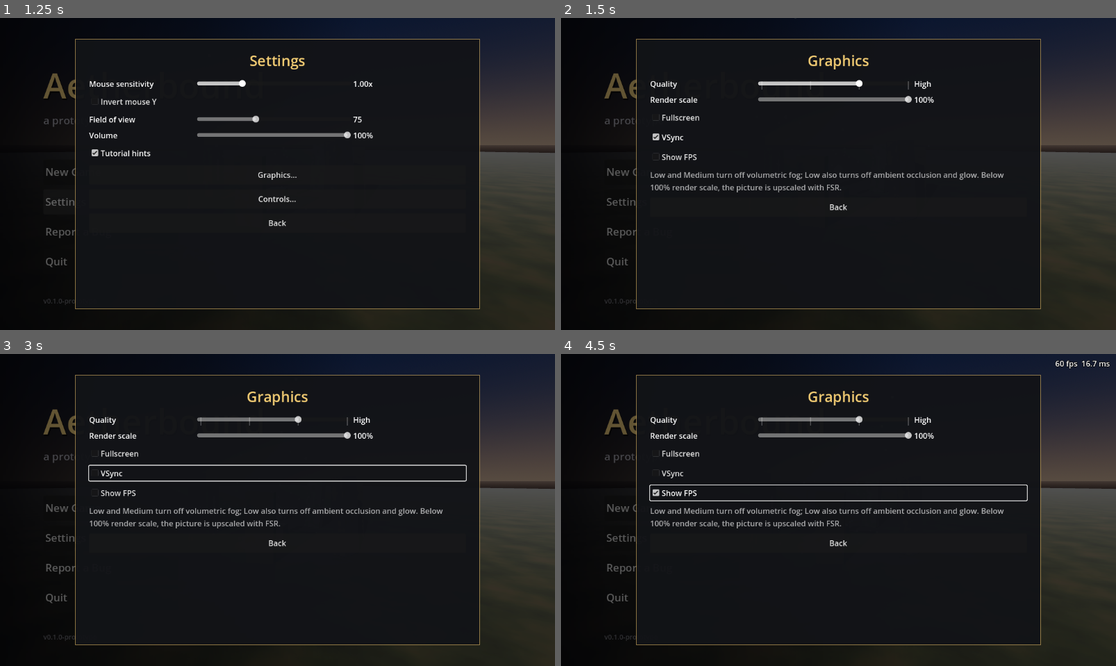
Above: before the commit, frames 1-4 (two rows, left to right).
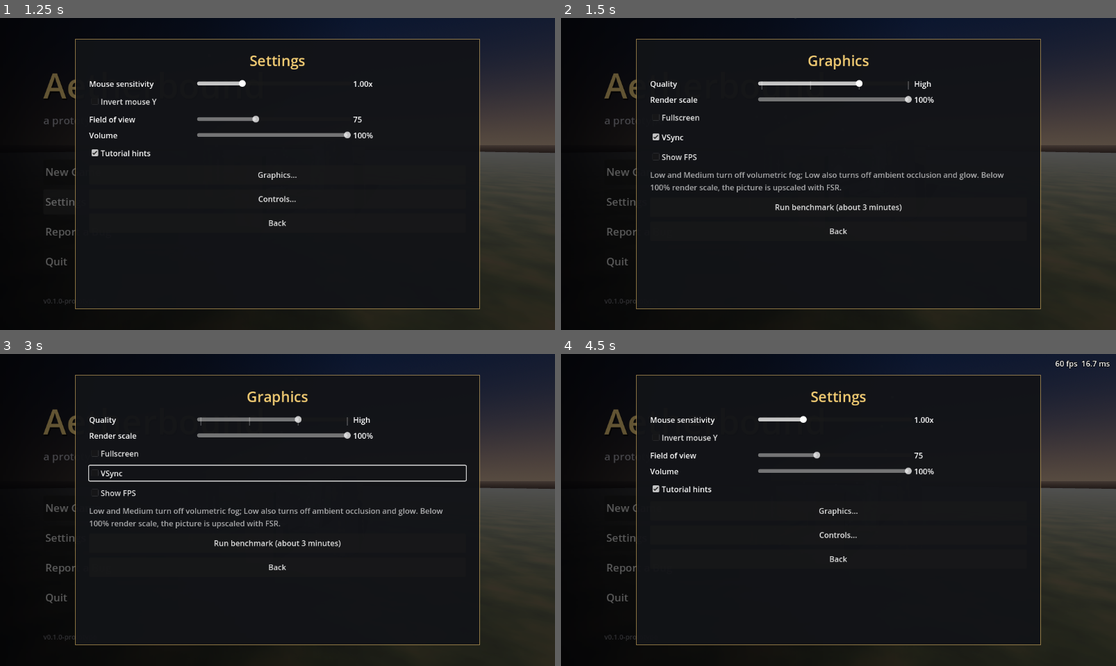
Above: after the commit, the same moments.

Repository: RCJLabs/Vaelora-godot
Game: Godot game, scene res://ui/title_screen.tscn
The game is run twice, just before and just after one commit, with the same random seed, the same clock (stepped at 60 frames per second) and the same inputs.
Inputs:
- Up to frame 1 (1.25 s): click "Settings" at 0.5 s
- Up to frame 2 (1.5 s): click "New Game" at 1.25 s
- Up to frame 3 (3 s): click "New Game" at 2 s; click "VSync" at 2.75 s
- Up to frame 4 (4.5 s): click "Show FPS" at 3.5 s; click "Report a Bug" at 4.25 s

Frame 1 is identical in both runs. In frame 2, 0.3% of the frame differs, in the area x 38-62%, y 59-70%; in frame 3, 0.3%; in frame 4, 3.7%, in the area x 15-85%, y 11-67%.

Commit message:
Add a graphics benchmark (Settings → Graphics → Run benchmark)
Circles a camera through the open level by day, the stone circle at
night and the barrow arena at each preset (Low..Ultra) with VSync off,
recording average FPS, 1% low and the worst frame after a warm-up that
absorbs loading and shader hitches. Restores the player's settings, shows
the table, copies it to the clipboard and saves user://benchmark.txt.
Runs only from the title screen (it loads levels), or with -- --benchmark.

test_benchmark.gd; docs in STATS_AND_SAVING.md; playtest checklist now
asks for the benchmark table.

Co-Authored-By: Claude Opus 5.5 <noreply@anthropic.com>
Claude-Session: https://claude.ai/code/session_01BPE8ZczZ4hZnRHyCfMJwVS

Diff:
--- /dev/null
+++ b/godot/systems/benchmark.gd
@@ -0,0 +1,201 @@
+class_name Benchmark
+extends Node
+
+# Graphics benchmark: flies a camera through three scenes at each quality preset
+# and measures frame times, so the presets can be tuned from real numbers.
+#   Title screen → Settings → Graphics → Run benchmark    (about 3 minutes)
+#   or start the game with:   <game> -- --benchmark
+# VSync is turned off while it runs (otherwise every result is the screen's refresh
+# rate). Your own settings are put back afterwards, and the results are shown,
+# copied to the clipboard and saved to user://benchmark.txt.
+
+signal finished(report: String)
+
+const SEGMENTS := [
+	{"name": "Day, open level", "scene": "res://levels/test_level.tscn", "hour": 13.0,
+		"center": Vector3(-6, 1.5, -12), "radius": 26.0, "height": 6.0},
+	{"name": "Night, stone circle", "scene": "res://levels/test_level.tscn", "hour": 22.5,
+		"center": Vector3(-11, 1.5, -9), "radius": 11.0, "height": 2.5},
+	{"name": "Barrow arena", "scene": "res://levels/test_dungeon.tscn", "hour": -1.0,
+		"center": Vector3(0, 1.8, -56), "radius": 7.5, "height": 3.0},
+]
+const WARMUP := 2.0   # seconds (and at least 30 frames) before measuring: loading, shader compiles
+
+## Seconds measured per scene and preset (tests use less).
+var seconds_per_segment := 8.0
+var results := []      # [{"preset", "segment", "avg_fps", "low_fps", "worst_ms"}]
+
+var _saved := {}
+var _camera: Camera3D
+var _overlay: Label
+var _angle := 0.0
+
+
+func _ready() -> void:
+	process_mode = Node.PROCESS_MODE_ALWAYS
+	var layer := CanvasLayer.new()
+	layer.layer = 110
+	_overlay = Label.new()
+	_overlay.position = Vector2(20, 60)
+	_overlay.add_theme_font_size_override("font_size", 20)
+	_overlay.add_theme_color_override("font_outline_color", Color.BLACK)
+	_overlay.add_theme_constant_override("outline_size", 5)
+	layer.add_child(_overlay)
+	add_child(layer)
+	_run()
+
+
+func _run() -> void:
+	_saved = {"quality": Settings.graphics_quality, "hints": Settings.show_hints, "max_fps": Engine.max_fps}
+	Settings.show_hints = false
+	Engine.max_fps = 0
+	if DisplayServer.get_name() != "headless":
+		DisplayServer.window_set_vsync_mode(DisplayServer.VSYNC_DISABLED)
+	for preset in Settings.QUALITY.size():
+		Settings.graphics_quality = preset   # not set_option: nothing is saved
+		for segment in SEGMENTS:
+			await _load(segment)
+			Settings.apply_graphics()
+			_overlay.text = "Benchmark: %s, %s" % [Settings.QUALITY_NAMES[preset], segment["name"]]
+			results.append(await _measure(preset, segment))
+	_finish()
+
+
+func _load(segment: Dictionary) -> void:
+	var tree := get_tree()
+	if tree.current_scene == null or tree.current_scene.scene_file_path != segment["scene"]:
+		tree.change_scene_to_file(segment["scene"])
+		await tree.process_frame
+		await tree.process_frame
+	var level := tree.current_scene
+	if segment["hour"] >= 0.0:
+		WorldClock.hour = segment["hour"]
+	var player := tree.get_first_node_in_group("player")
+	if player:
+		player.process_mode = Node.PROCESS_MODE_DISABLED   # no input, no damage
+		player.hud.hide()
+	_camera = Camera3D.new()
+	level.add_child(_camera)
+	_camera.make_current()
+	_angle = 0.0
+	_place_camera(segment)
+
+
+func _place_camera(segment: Dictionary) -> void:
+	var center: Vector3 = segment["center"]
+	var radius: float = segment["radius"]
+	_camera.global_position = center + Vector3(cos(_angle) * radius, segment["height"], sin(_angle) * radius)
+	_camera.look_at(center)
+
+
+func _measure(preset: int, segment: Dictionary) -> Dictionary:
+	var frame_ms := []
+	var warm := 0.0          # warm-up time so far; loading hitches belong here
+	var warm_frames := 0
+	var measured := 0.0
+	var last := Time.get_ticks_usec()
+	while measured < seconds_per_segment:
+		await get_tree().process_frame
+		var now := Time.get_ticks_usec()
+		var ms := (now - last) / 1000.0
+		last = now
+		_angle += ms / 1000.0 * TAU / 16.0   # a full circle every 16 s
+		if is_instance_valid(_camera):
+			_place_camera(segment)
+		if warm < WARMUP or warm_frames < 30:
+			warm += ms / 1000.0
+			warm_frames += 1
+			continue
+		frame_ms.append(ms)
+		measured += ms / 1000.0
+	_camera.queue_free()
+	frame_ms.sort()
+	var total := 0.0
+	for ms in frame_ms:
+		total += ms
+	var count := maxi(frame_ms.size(), 1)
+	var p99: float = frame_ms[mini(int(frame_ms.size() * 0.99), frame_ms.size() - 1)] if frame_ms.size() > 0 else 0.0
+	return {"preset": Settings.QUALITY_NAMES[preset], "segment": segment["name"],
+		"avg_fps": 1000.0 / maxf(total / count, 0.001),
+		"low_fps": 1000.0 / maxf(p99, 0.001),   # "1% low": the slowest 1% of frames
+		"worst_ms": frame_ms[-1] if frame_ms.size() > 0 else 0.0}
+
+
+func _finish() -> void:
+	Settings.graphics_quality = _saved["quality"]
+	Settings.show_hints = _saved["hints"]
+	Engine.max_fps = _saved["max_fps"]
+	Settings.apply()   # VSync and the rest back as they were
+	Settings.apply_graphics()
+	var report := report_text()
+	var file := FileAccess.open("user://benchmark.txt", FileAccess.WRITE)
+	if file:
+		file.store_string(report)
+	DisplayServer.clipboard_set(report)
+	_overlay.text = ""
+	finished.emit(report)
+	get_tree().change_scene_to_file("res://ui/title_screen.tscn")
+	await get_tree().process_frame
+	await get_tree().process_frame
+	_show_report(report)
+
+
+func report_text() -> String:
+	var lines: Array[String] = []
+	lines.append("Benchmark — %s %s" % [ProjectSettings.get_setting("application/config/name"),
+			ProjectSettings.get_setting("application/config/version", "?")])
+	lines.append("GPU: %s (%s), API %s" % [RenderingServer.get_video_adapter_name(),
+			RenderingServer.get_video_adapter_vendor(), RenderingServer.get_video_adapter_api_version()])
+	lines.append("CPU: %s, %d threads   OS: %s %s" % [OS.get_processor_name(), OS.get_processor_count(), OS.get_name(), OS.get_version()])
+	lines.append("Window: %s, render scale %d%%, %.1f s per scene" % [DisplayServer.window_get_size(),
+			roundi(Settings.render_scale * 100.0), seconds_per_segment])
+	lines.append("")
+	lines.append("%-8s %-22s %8s %8s %9s" % ["Preset", "Scene", "avg fps", "1% low", "worst ms"])
+	for r in results:
+		lines.append("%-8s %-22s %8.0f %8.0f %9.1f" % [r["preset"], r["segment"], r["avg_fps"], r["low_fps"], r["worst_ms"]])
+	return "\n".join(lines)
+
+
+func _show_report(report: String) -> void:
+	var layer := CanvasLayer.new()
+	layer.layer = 115
+	var dim := ColorRect.new()
+	dim.color = Color(0, 0, 0, 0.55)
+	dim.set_anchors_and_offsets_preset(Control.PRESET_FULL_RECT)
+	layer.add_child(dim)
+	var panel := PanelContainer.new()
+	var style := StyleBoxFlat.new()
+	style.bg_color = Color(0.08, 0.08, 0.1, 0.97)
+	style.border_color = Color(0.95, 0.8, 0.45, 0.6)
+	style.set_border_width_all(1)
+	style.set_content_margin_all(18)
+	panel.add_theme_stylebox_override("panel", style)
+	var box := VBoxContainer.new()
+	var title := Label.new()
+	title.text = "Benchmark results (copied to the clipboard; also in user://benchmark.txt)"
+	box.add_child(title)
+	var text := Label.new()
+	text.text = report
+	var mono := SystemFont.new()
+	mono.font_names = PackedStringArray(["Consolas", "DejaVu Sans Mono", "Menlo", "monospace"])
+	text.add_theme_font_override("font", mono)
+	text.add_theme_font_size_override("font_size", 14)
+	box.add_child(text)
+	var close := Button.new()
+	close.text = "Close"
+	close.pressed.connect(queue_free)
+	box.add_child(close)
+	panel.add_child(box)
+	layer.add_child(panel)
+	add_child(layer)
+	panel.position = (get_viewport().get_visible_rect().size - panel.get_combined_minimum_size()) / 2.0
+	close.grab_focus.call_deferred()
+
+
+## Starts a benchmark (from the title screen). Returns the running node.
+static func start(tree: SceneTree, seconds: float = 8.0) -> Benchmark:
+	var bench := Benchmark.new()
+	bench.seconds_per_segment = seconds
+	bench.name = "Benchmark"
+	tree.root.add_child(bench)
+	return bench
--- /dev/null
+++ b/godot/tests/test_benchmark.gd
@@ -0,0 +1,35 @@
+extends "res://tests/test_base.gd"
+# The graphics benchmark: runs every preset in every scene, puts the player's
+# settings back, writes the report and returns to the title screen.
+var f := 0
+var bench
+var report := ""
+var quality_before := -1
+
+func _initialize() -> void:
+	change_scene_to_file("res://ui/title_screen.tscn")
+
+func _process(_d: float) -> bool:
+	f += 1
+	if f == 5:
+		var settings = autoload("Settings")
+		settings.graphics_quality = 1   # a non-default setting that must survive
+		quality_before = settings.graphics_quality
+		bench = load("res://systems/benchmark.gd").start(self, 0.3)
+		bench.finished.connect(func(text): report = text)
+	if f > 5 and report != "" and current_scene and current_scene.name == "TitleScreen":
+		var settings = autoload("Settings")
+		ok(bench.results.size() == 12, "4 presets x 3 scenes measured", bench.results.size())
+		ok(bench.results.all(func(r): return r["avg_fps"] > 0.0 and r["low_fps"] > 0.0 and r["low_fps"] <= r["avg_fps"] + 0.01), "every result has an average and a 1% low", bench.results)
+		var names := {}
+		for r in bench.results: names[r["preset"] + "/" + r["segment"]] = true
+		ok(names.size() == 12, "each preset/scene pair once")
+		ok(settings.graphics_quality == quality_before, "the player's quality setting is back", settings.graphics_quality)
+		ok(settings.show_hints, "tutorial hints are back on")
+		ok(FileAccess.file_exists("user://benchmark.txt"), "report saved to user://benchmark.txt")
+		ok(report.contains("Barrow arena") and report.contains("Ultra") and report.contains("1% low"), "report lists scenes, presets and lows")
+		return done()
+	if f > 20000:
+		ok(false, "benchmark finished in time")
+		return done()
+	return false
--- a/godot/ui/pause_menu.gd
+++ b/godot/ui/pause_menu.gd
@@ -200,6 +200,10 @@
 	note.autowrap_mode = TextServer.AUTOWRAP_WORD_SMART
 	note.custom_minimum_size.x = 560
 	content.add_child(note)
+	if _from_title:   # it changes scenes, so never in the middle of a game
+		_button("Run benchmark (about 3 minutes)", func():
+			close()
+			Benchmark.start(get_tree()))
 	_button("Back", _show.bind("settings"))
 
 
--- a/godot/ui/title_screen.gd
+++ b/godot/ui/title_screen.gd
@@ -37,6 +37,11 @@
 	_button("Quit", func(): get_tree().quit())
 	buttons.get_child(0).grab_focus.call_deferred()   # gamepad: A starts straight away
 	_place_camera()
+	# `<game> -- --benchmark` runs the graphics benchmark straight away (once).
+	if "--benchmark" in OS.get_cmdline_user_args() and not get_tree().root.has_node("Benchmark") \
+			and not get_tree().has_meta("benchmark_ran"):
+		get_tree().set_meta("benchmark_ran", true)
+		Benchmark.start.call_deferred(get_tree())
 
 
 func _process(delta: float) -> void:
Not shown, changed: docs/PLAYTEST.md
Not shown, changed: docs/godot-starter/STATS_AND_SAVING.md
